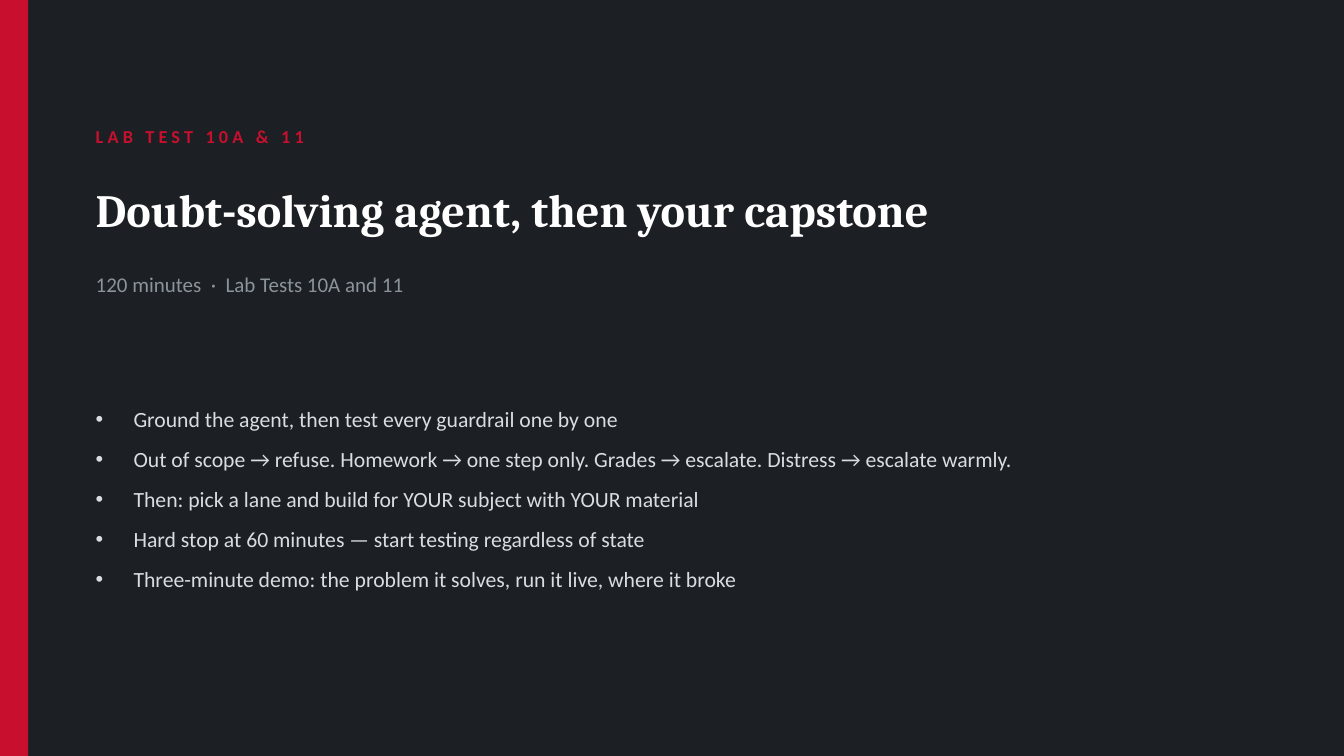
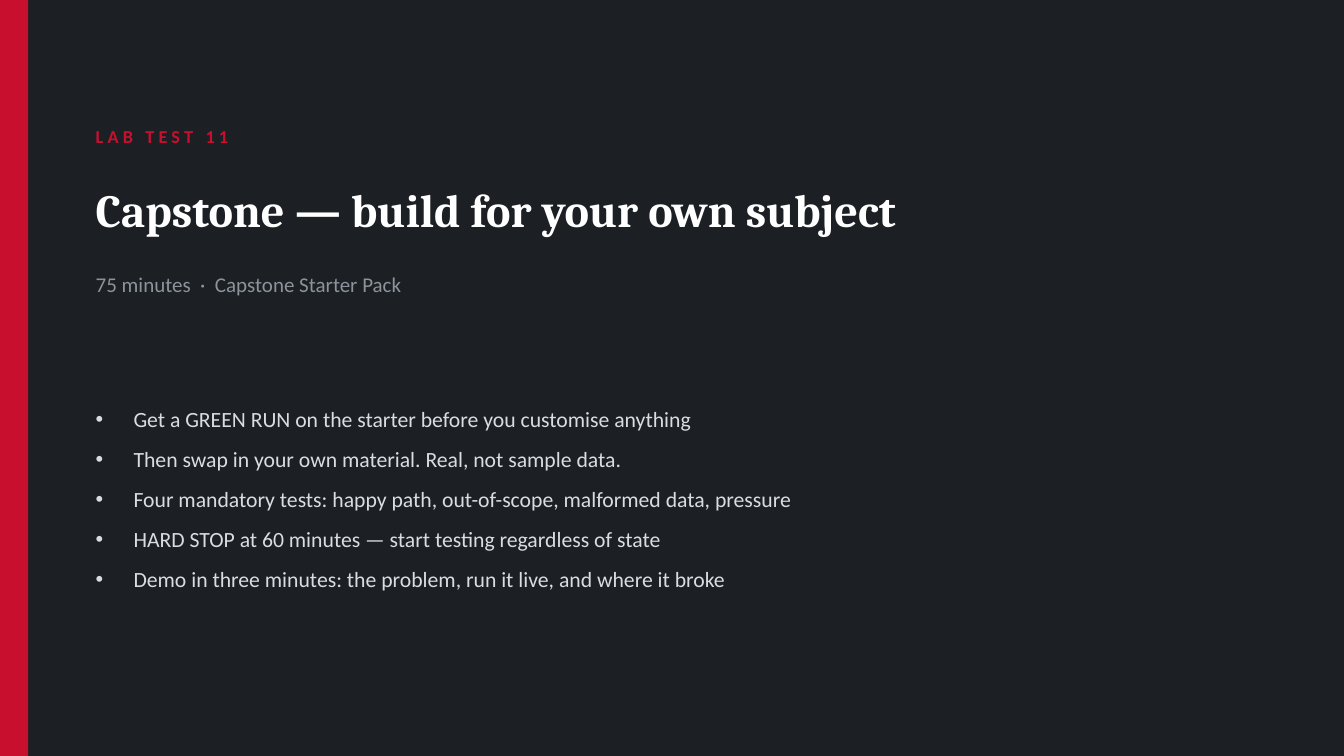
Before and after one commit to dineshkwadhwani/thecoachdinesh, a slide deck: slide 92 of courses/ai/workshop/03_Facilitator/PPT1_Workshop_Slides.pptx (slide 65 before the commit). Drawn at 1344x756 pixels with LibreOffice and Linux fonts; fonts in the diff are those of the drawing. Boxes give left, top, right and bottom in pixels: in the first picture for what was removed or moved away, otherwise in the second. Text is boxed around its words. In the diff, an @@ line names an element or a change of style, - is before the commit and + after.

```diff
--- a/courses/ai/workshop/03_Facilitator/PPT1_Workshop_Slides.pptx
+++ b/courses/ai/workshop/03_Facilitator/PPT1_Workshop_Slides.pptx
@@ text at [96, 131, 229, 143]: text changed @@
-LAB TEST 10A & 11
+LAB TEST 11
@@ text at [96, 194, 896, 237]: text changed @@
-Doubt-solving agent, then your capstone
+Capstone — build for your own subject
@@ text at [96, 277, 401, 296]: text changed @@
-120 minutes · Lab Tests 10A and 11
+75 minutes · Capstone Starter Pack
@@ text at [134, 412, 791, 591]: text changed @@
-• Ground the agent, then test every guardrail one by one
-• Out of scope → refuse. Homework → one step only. Grades → escalate. Distress → escalate warmly.
-• Then: pick a lane and build for YOUR subject with YOUR material
-• Hard stop at 60 minutes — start testing regardless of state
-• Three-minute demo: the problem it solves, run it live, where it broke
+• Get a GREEN RUN on the starter before you customise anything
+• Then swap in your own material. Real, not sample data.
+• Four mandatory tests: happy path, out-of-scope, malformed data, pressure
+• HARD STOP at 60 minutes — start testing regardless of state
+• Demo in three minutes: the problem, run it live, and where it broke
```
Also in this commit, not shown: 7 other slides changed, 31 slides added, 4 slides removed, 3 other files.
